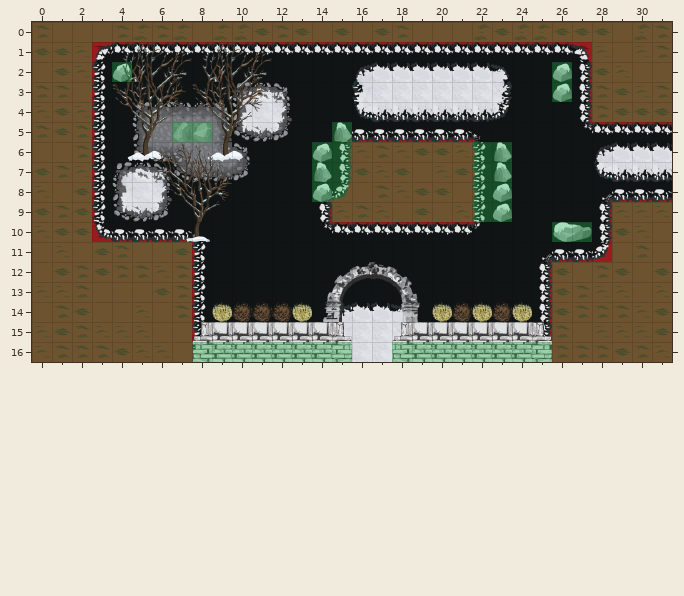
An edit to a level. Tiled map, levels_tmx/tmx/new_5.tmx. The first picture shows the starting point.
Cells are 32x32 px. Shown: x 0..31, y 0..16.
And afterwards:
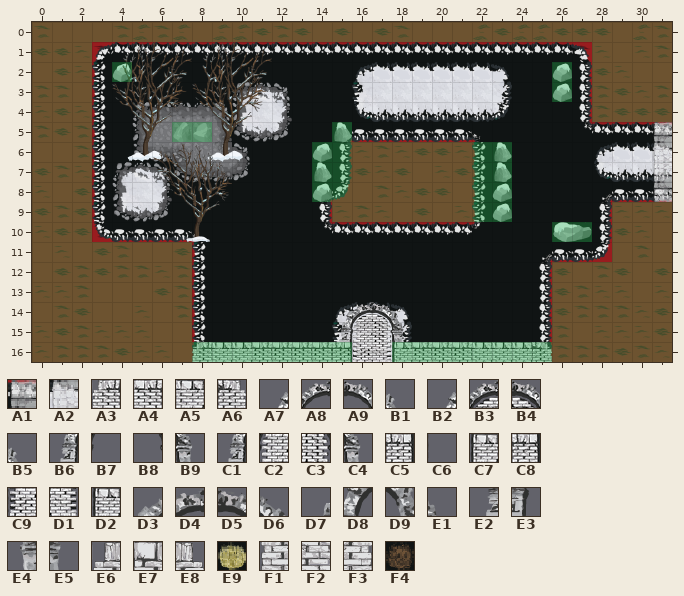
Key: from "Silent Wood-03": A1 7, A2 19, A3 26, A4 27, A5 28, A6 29; from "Silent Wood-07": A7 0, A8 1, A9 2, B1 3, B2 4, B3 5, B4 6, B5 7, B6 12, B7 13, B8 14, B9 15, C1 16, C2 17, C3 18, C4 19, C5 24, C6 25, C7 27, C8 28, C9 29, D1 30, D2 31; from "obj": D3 1, D4 2, D5 3, D6 4, D7 20, D8 21, D9 24, E1 25, E2 40, E3 41, E4 44, E5 45, E6 84, E7 86, E8 91, E9 92, F1 104, F2 105, F3 111, F4 112.
__ is an empty cell.
Tiles of an added or newly shown layer are drawn over the layers below it.
See-through tiles are keyed as they look on the map.
From old to new:
Layer "GroundObjects":
Tile E9 is removed in row 14 at x 9, 13, 20, 22 and 24.
Tile F4 is removed in row 14 at x 10 to 12, 21 and 23.
Layer "TopObjects":
The author changed tile F1 to tile A3 in row 16 at x 8.
The author changed tile F2 to tile A4 in row 16 at x 11 to 14 and 19 to 21.
The author changed tile F2 to tile A5 in row 16 at x 9 to 10 and 22 to 24.
The author changed tile F3 to tile A6 in row 16 at x 25.
The author changed tile E3 to tile A7 in row 14 at x 15.
Tile A8 now appears in row 14 at x 16.
Tile A9 now appears in row 14 at x 17.
The author changed tile E4 to tile B1 in row 14 at x 18.
The author changed tile E8 to tile B6 in row 15 at x 15.
Tile B7 now appears in row 15 at x 16.
Tile B8 now appears in row 15 at x 17.
The author changed tile E6 to tile B9 in row 15 at x 18.
The author changed tile F3 to tile C5 in row 16 at x 15.
Tile C6 now appears in row 16 at x 16.
The author changed tile F1 to tile C7 in row 16 at x 18.
Tile D3 is removed in row 12 at x 15.
Tile D4 is removed in row 12 at x 16.
Tile D5 is removed in row 12 at x 17.
Tile D6 is removed in row 12 at x 18.
Tile D7 is removed in row 13 at x 14.
Tile D8 is removed in row 13 at x 15.
Tile D9 is removed in row 13 at x 18.
Tile E1 is removed in row 13 at x 19.
Tile E2 is removed in row 14 at x 14.
Tile E5 is removed in row 14 at x 19.
Tile E6 is removed in row 15 at x 8.
Tile E7 is removed in row 15 at x 9 to 14 and 19 to 24.
Tile E8 is removed in row 15 at x 25.
Layer "DBSouth" (now shown):
Tile B2 now appears in row 14 at x 15.
Tile B3 now appears in row 14 at x 16.
Tile B4 now appears in row 14 at x 17.
Tile B5 now appears in row 14 at x 18.
Tile C1 now appears in row 15 at x 15.
Tile C2 now appears in row 15 at x 16.
Tile C3 now appears in row 15 at x 17.
Tile C4 now appears in row 15 at x 18.
Tile C8 now appears in row 16 at x 15.
Tile C9 now appears in row 16 at x 16.
Tile D1 now appears in row 16 at x 17.
Tile D2 now appears in row 16 at x 18.
Layer "DBEast" (now shown):
Tile A1 now appears in row 5 at x 31; in row 7 at x 31.
Tile A2 now appears in row 6 at x 31; in row 8 at x 31.
Changed places in both pictures, as pixel boxes (x1, y1, x2, y2):
added: (653, 122, 672, 202)
changed: (192, 262, 552, 362)
